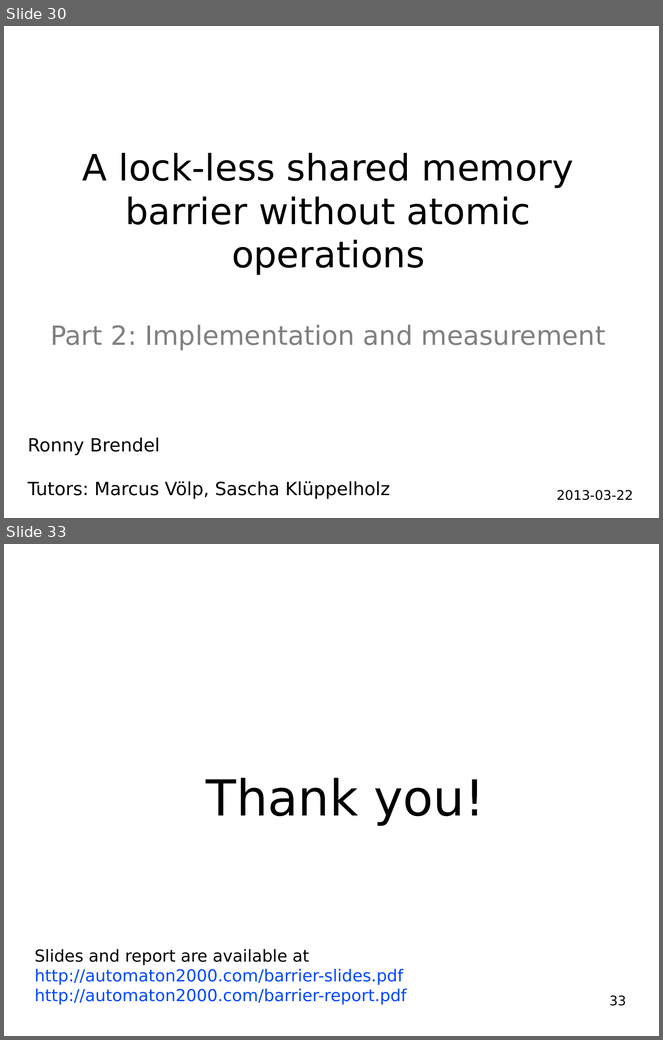
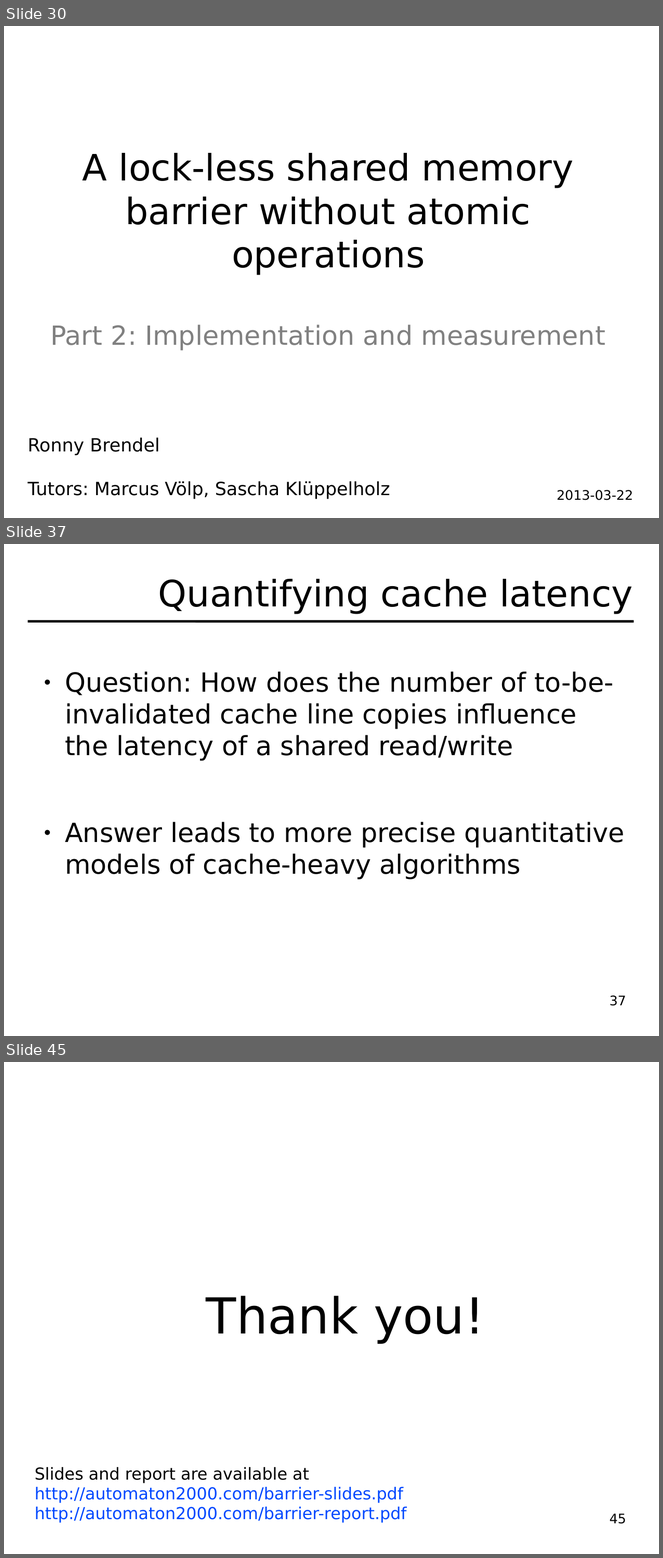
Before and after one commit to hydroo/minor-thesis-barriers, a slide deck: presentation/slides.odp. Shown one above the other, each under a label of ours: slides 30 and 33 before the commit, slides 30, 37 and 45 after it; the slides between them are not shown. The pictures are 663x1040 and 663x1558 pixels, drawn with LibreOffice and Linux fonts; fonts in the diff are those of the drawing. Boxes give left, top, right and bottom in pixels: in the first picture for what was removed or moved away, otherwise in the second. Text is boxed around its words. In the diff, an @@ line names an element or a change of style, - is before the commit and + after.

```diff
--- a/presentation/slides.odp
+++ b/presentation/slides.odp
@@ slide 37 added at (4, 544, 659, 1036), background #FFFFFF @@
@@ title added at (158, 579, 633, 614), 44 pt, text #000000 @@
+Quantifying cache latency
@@ line added from (28, 621) to (634, 621), #000000 2.89 pt @@
@@ text added at (65, 671, 625, 879), 32 pt, text #000000 @@
+● Question: How does the number of to-be-invalidated cache line copies influence the latency of a shared read/write
+● Answer leads to more precise quantitative models of cache-heavy algorithms
@@ page number added at (610, 995, 626, 1006), 16 pt, text #000000 @@
+37
@@ what was slide 33 is now slide 45 @@
@@ page number at (610, 1513, 626, 1524): text changed @@
-33
+45
```
Also in this commit, not shown: 3 slides changed, 11 other slides added, 3 other files.
